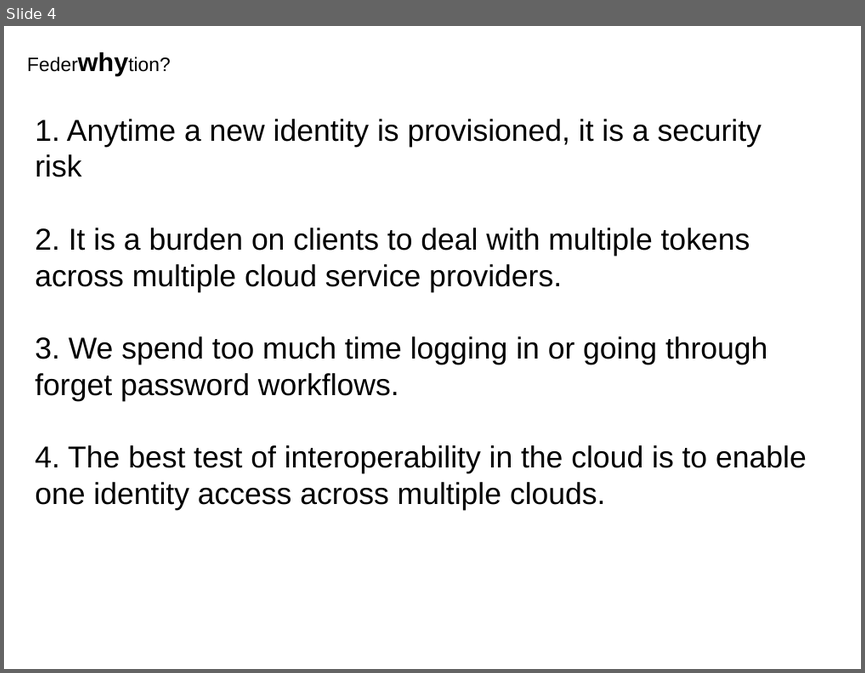
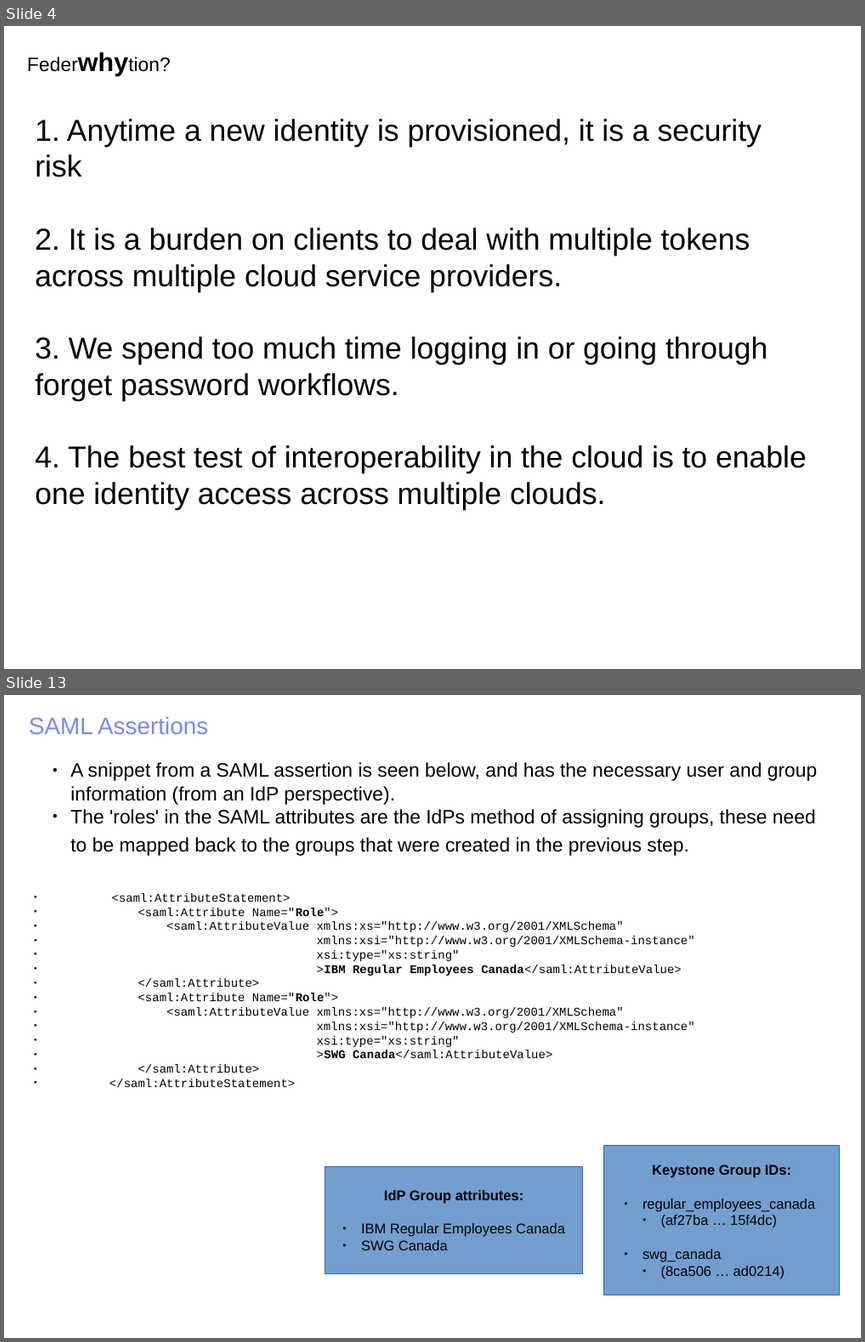
Before and after one commit to joesavak/OpenStackFederation, a slide deck: os-federation.odp. Shown one above the other, each under a label of ours: slide 4 before the commit, slides 4 and 13 after it; the slides between them are not shown. The pictures are 865x673 and 865x1342 pixels, drawn with LibreOffice and Linux fonts; fonts in the diff are those of the drawing. Boxes give left, top, right and bottom in pixels: in the first picture for what was removed or moved away, otherwise in the second. Text is boxed around its words. In the diff, an @@ line names an element or a change of style, - is before the commit and + after.

```diff
--- a/os-federation.odp
+++ b/os-federation.odp
@@ slide 13 added at bbox=[4, 695, 861, 1338], background #FFFFFF @@
@@ text added at bbox=[29, 717, 208, 734], 22 pt, text #7889FB @@
+SAML Assertions
@@ text added at bbox=[70, 762, 817, 1087], 11 pt, text #000000 @@
+  ● A snippet from a SAML assertion is seen below, and has the necessary user and group information (from an IdP perspective).
+  ● The 'roles' in the SAML attributes are the IdPs method of assigning groups, these need to be mapped back to the groups that were created in the previous step.
+● <saml:AttributeStatement>
+● <saml:Attribute Name="Role">
+● <saml:AttributeValue xmlns:xs="http://www.w3.org/2001/XMLSchema"
+● xmlns:xsi="http://www.w3.org/2001/XMLSchema-instance"
+● xsi:type="xs:string"
+● >IBM Regular Employees Canada</saml:AttributeValue>
+● </saml:Attribute>
+● <saml:Attribute Name="Role">
+● <saml:AttributeValue xmlns:xs="http://www.w3.org/2001/XMLSchema"
+● xmlns:xsi="http://www.w3.org/2001/XMLSchema-instance"
+● xsi:type="xs:string"
+● >SWG Canada</saml:AttributeValue>
+● </saml:Attribute>
+● </saml:AttributeStatement>
@@ rectangle added at bbox=[604, 1145, 840, 1295], fill #729FCF, outline #3465AF 0 pt, 13 pt, text #000000 @@
+Keystone Group IDs:
+● regular_employees_canada
+  ● (af27ba … 15f4dc)
+● swg_canada
+  ● (8ca506 … ad0214)
@@ rectangle added at bbox=[325, 1166, 583, 1274], fill #729FCF, outline #3465AF 0 pt, 13 pt, text #000000 @@
+IdP Group attributes:
+● IBM Regular Employees Canada
+● SWG Canada
```
Also in this commit, not shown: 2 slides changed, 11 other slides added, 1 slide removed.
